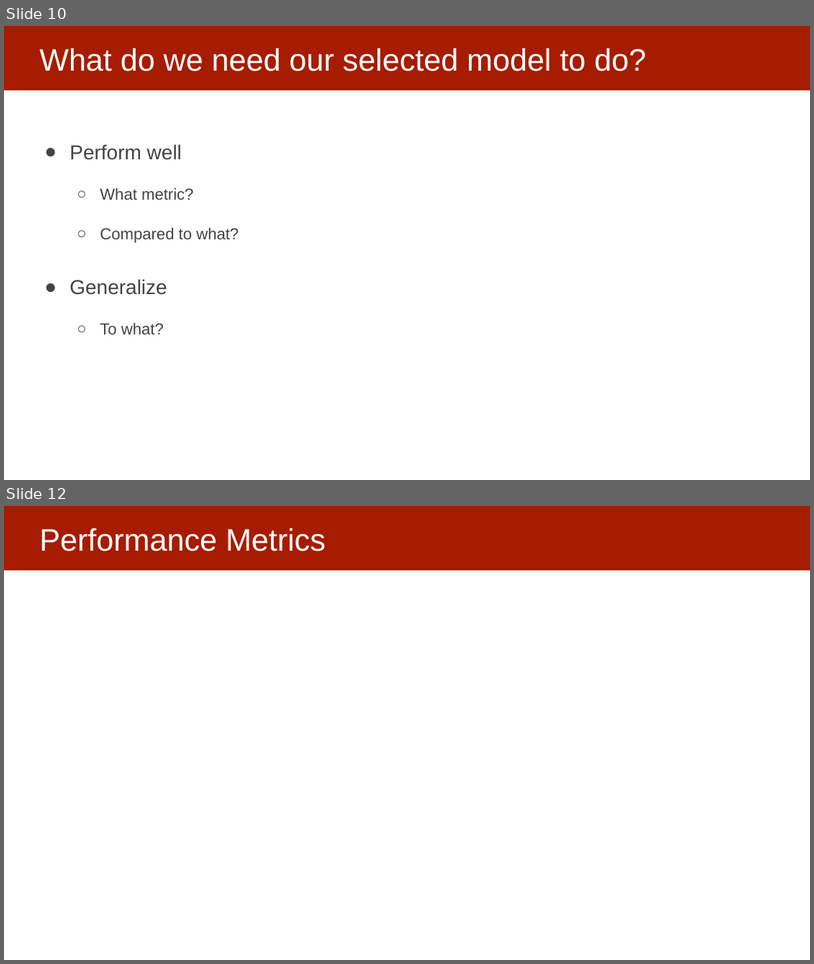
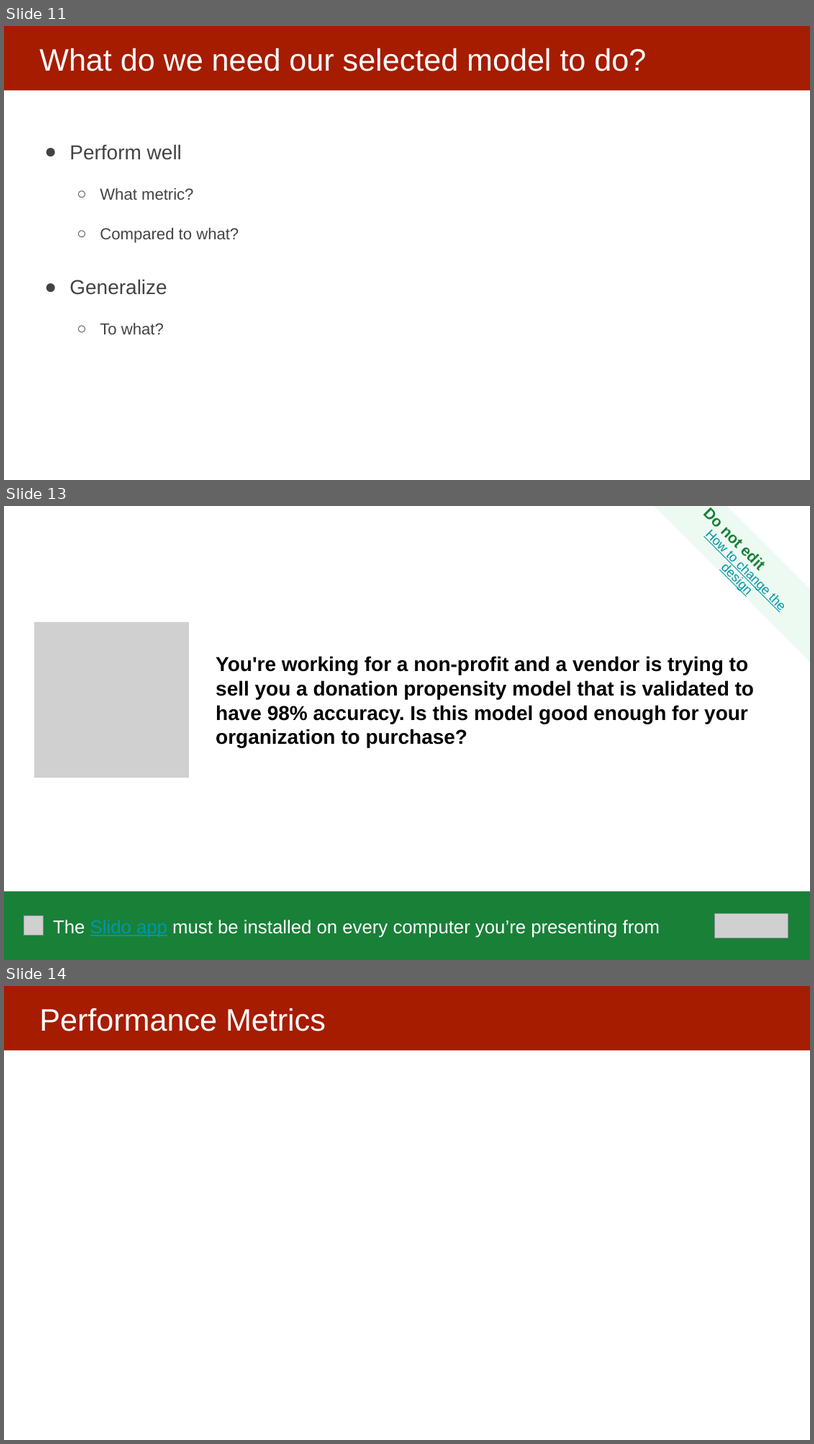
Before and after one commit to dssg/mlforpublicpolicylab, a slide deck: Lectures/10-model-selection-and-validation-part-1.pptx. Shown one above the other, each under a label of ours: slides 10 and 12 before the commit, slides 11, 13 and 14 after it; the slides between them are not shown. The pictures are 814x964 and 814x1444 pixels, drawn with LibreOffice and Linux fonts; fonts in the diff are those of the drawing; grey boxes stand for pictures. Boxes give left, top, right and bottom in pixels: in the first picture for what was removed or moved away, otherwise in the second. Text is boxed around its words. In the diff, an @@ line names an element or a change of style, - is before the commit and + after.

```diff
--- a/Lectures/10-model-selection-and-validation-part-1.pptx
+++ b/Lectures/10-model-selection-and-validation-part-1.pptx
@@ slide 13 added at (4, 506, 810, 960), background #FFFFFF @@
@@ trapezoid added at (655, 506, 810, 662), fill #EDFAF2, 15.4 pt, text #0097A7, underline @@
+Do not edit
+How to change the design
@@ rectangle added at (210, 572, 771, 827), outline #FFFFFF 2 pt, 24 pt, text #000000, bold @@
+You're working for a non-profit and a vendor is trying to sell you a donation propensity model that is validated to have 98% accuracy. Is this model good enough for your organization to purchase?
@@ picture added at (34, 621, 190, 778) @@
@@ rectangle added at (4, 890, 810, 960), fill #198038, 22.1 pt, text #FFFFFF @@
+The Slido app must be installed on every computer you’re presenting from
@@ picture added at (23, 916, 43, 935) @@
@@ picture added at (715, 913, 789, 938) @@
@@ what was slide 10 is now slide 11 @@
@@ what was slide 12 is now slide 14 @@
```
Also in this commit, not shown: 5 slides changed, 1 other slide added, 1 slide removed.
